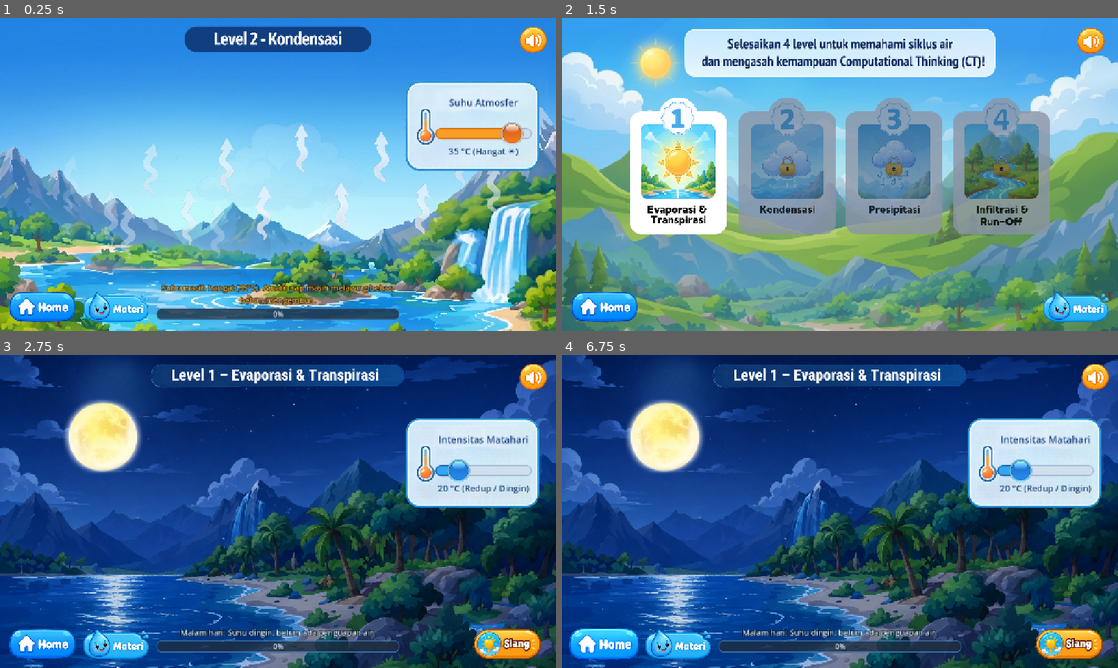
Above: before the commit, frames 1-4 (two rows, left to right).
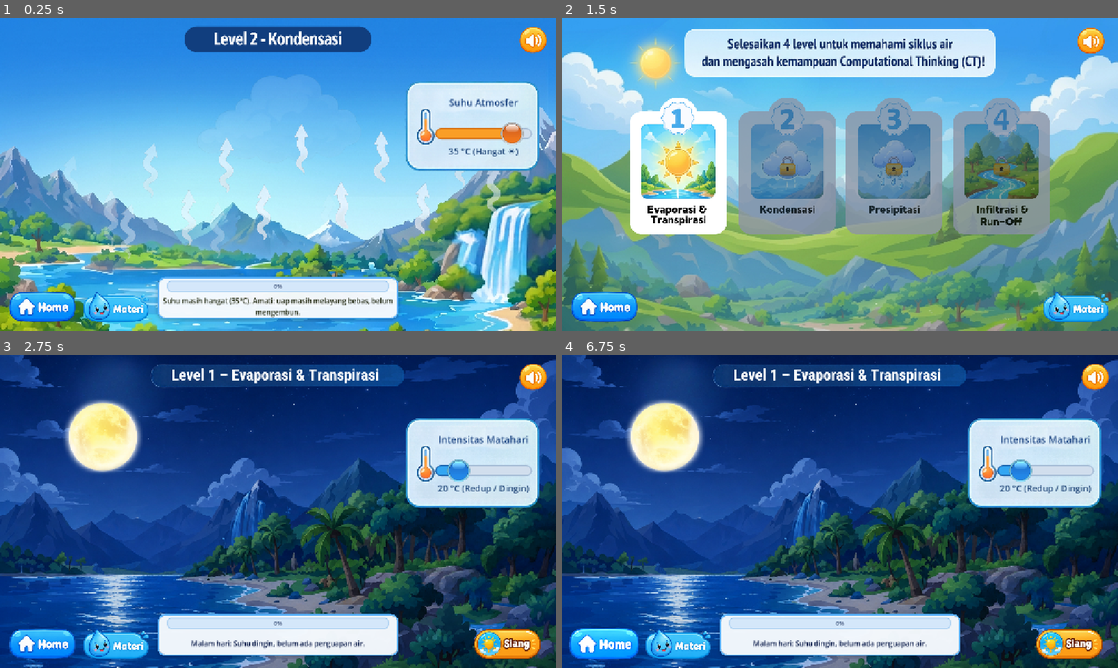
Above: after the commit, the same moments.

Repository: gigahidro/Game-Multimedia
Game: Godot game, scene res://scenes/levels/level_2_kondensasi.tscn
Two runs of this game, one before a commit and one after it. Both use one fixed random seed, a clock stepped at 60 frames per second and the inputs below. This scene is started directly instead of the project's main scene.
Inputs (mouse positions are in pixels of both pictures, inside the frame that each line leads up to):
- Up to frame 1 (0.25 s): no input
- Up to frame 2 (1.5 s): click (606, 305) at 0.5 s; click (784, 165) at 1.25 s
- Up to frame 3 (2.75 s): click (116, 502) at 2 s
- Up to frame 4 (6.75 s): click (606, 642) at 2.75 s; click (678, 502) at 3.5 s; click (678, 642) at 4.25 s; click (1079, 642) at 5 s; click (1079, 642) at 5.75 s; click (606, 642) at 6.5 s

The runs differ from the first frame. In frame 1, 7.0% of the frame differs, in the area x 28-72%, y 18-97%; in frame 2, nothing differs; in frame 3, 5.7%; in frame 4, 5.7%.

Commit message:
feat(ui): add white card guide box to Level 1 and 2 and elevate cloud in Level 2

Diff:
--- a/program/scenes/levels/level_1_evaporasi.tscn
+++ b/program/scenes/levels/level_1_evaporasi.tscn
@@ -15,6 +15,7 @@
 [ext_resource type="Texture2D" path="res://assets/sprites/element/label_level1.png" id="13_lbl_lvl1"]
 [ext_resource type="Texture2D" path="res://assets/sprites/button/button_next.png" id="14_btn_next"]
 [ext_resource type="Texture2D" path="res://assets/sprites/element/panah_uap.png" id="15_panah_sheet"]
+[ext_resource type="Texture2D" path="res://assets/sprites/element/kartu_indikator_air.png" id="16_panel"]
 
 [sub_resource type="CanvasItemMaterial" id="CanvasItemMaterial_anim"]
 particles_animation = true
@@ -55,28 +56,28 @@
 corner_radius_bottom_left = 13
 
 [sub_resource type="StyleBoxFlat" id="StyleBoxFlat_progress_bg"]
-bg_color = Color(0.12, 0.18, 0.25, 0.8)
+bg_color = Color(0.82, 0.9, 0.98, 0.92)
 border_width_left = 2
 border_width_top = 2
 border_width_right = 2
 border_width_bottom = 2
-border_color = Color(0.25, 0.45, 0.65, 0.9)
-corner_radius_top_left = 10
-corner_radius_top_right = 10
-corner_radius_bottom_right = 10
-corner_radius_bottom_left = 10
+border_color = Color(0.6, 0.78, 0.94, 1)
+corner_radius_top_left = 8
+corner_radius_top_right = 8
+corner_radius_bottom_right = 8
+corner_radius_bottom_left = 8
 
 [sub_resource type="StyleBoxFlat" id="StyleBoxFlat_progress_fill"]
-bg_color = Color(0.2, 0.85, 0.5, 1)
+bg_color = Color(0.18, 0.76, 0.45, 1)
 border_width_left = 2
 border_width_top = 2
 border_width_right = 2
 border_width_bottom = 2
-border_color = Color(0.4, 1.0, 0.7, 1)
-corner_radius_top_left = 10
-corner_radius_top_right = 10
-corner_radius_bottom_right = 10
-corner_radius_bottom_left = 10
+border_color = Color(0.4, 0.9, 0.6, 1)
+corner_radius_top_left = 8
+corner_radius_top_right = 8
+corner_radius_bottom_right = 8
+corner_radius_bottom_left = 8
 
 [node name="Level1Evaporasi" type="Node2D"]
 script = ExtResource("1_lvl1")
@@ -256,39 +257,43 @@
 text = "20 °C (Dingin)"
 horizontal_alignment = 1
 
-[node name="ProgressContainer" type="VBoxContainer" parent="UI"]
-layout_mode = 1
-anchors_preset = 7
-anchor_left = 0.5
-anchor_top = 1.0
-anchor_right = 0.5
-anchor_bottom = 1.0
-offset_left = -280.0
-offset_top = -105.0
-offset_right = 280.0
-offset_bottom = -25.0
-grow_horizontal = 2
-grow_vertical = 0
-theme_override_constants/separation = 6
-alignment = 1
-
-[node name="LblStatus" type="Label" parent="UI/ProgressContainer"]
-custom_minimum_size = Vector2(560, 0)
-layout_mode = 2
-theme_override_colors/font_color = Color(1, 1, 1, 1)
-theme_override_colors/font_outline_color = Color(0, 0, 0, 0.85)
-theme_override_constants/outline_size = 5
-theme_override_font_sizes/font_size = 18
-text = "Malam hari: Belum ada penguapan air."
-horizontal_alignment = 1
-autowrap_mode = 2
-
-[node name="ProgressBar" type="ProgressBar" parent="UI/ProgressContainer"]
-custom_minimum_size = Vector2(520, 26)
-layout_mode = 2
+[node name="PanelInfo" type="TextureRect" parent="UI"]
+layout_mode = 0
+offset_left = 355.0
+offset_top = 588.0
+offset_right = 925.0
+offset_bottom = 700.0
+pivot_offset = Vector2(285, 56)
+texture = ExtResource("16_panel")
+expand_mode = 1
+stretch_mode = 5
+
+[node name="ProgressBar" type="ProgressBar" parent="UI/PanelInfo"]
+layout_mode = 0
+offset_left = 30.0
+offset_top = 16.0
+offset_right = 540.0
+offset_bottom = 42.0
+theme_override_colors/font_color = Color(0.1, 0.22, 0.42, 1)
+theme_override_colors/font_outline_color = Color(1, 1, 1, 0.9)
+theme_override_constants/outline_size = 3
+theme_override_font_sizes/font_size = 14
 theme_override_styles/background = SubResource("StyleBoxFlat_progress_bg")
 theme_override_styles/fill = SubResource("StyleBoxFlat_progress_fill")
 show_percentage = true
+
+[node name="LblStatus" type="Label" parent="UI/PanelInfo"]
+layout_mode = 0
+offset_left = 18.0
+offset_top = 48.0
+offset_right = 552.0
+offset_bottom = 104.0
+theme_override_colors/font_color = Color(0.12, 0.28, 0.52, 1)
+theme_override_font_sizes/font_size = 16
+text = "Malam hari: Suhu dingin, belum ada penguapan air."
+horizontal_alignment = 1
+vertical_alignment = 1
+autowrap_mode = 2
 
 [node name="BtnTransisiSiang" type="TextureButton" parent="UI"]
 layout_mode = 0
--- a/program/scenes/levels/level_2_kondensasi.tscn
+++ b/program/scenes/levels/level_2_kondensasi.tscn
@@ -10,6 +10,7 @@
 [ext_resource type="Texture2D" path="res://assets/sprites/element/knop_kuning_pengatur_suhu.png" id="10_knob_kuning"]
 [ext_resource type="Texture2D" path="res://assets/sprites/element/knop_biru_pengatur_suhu.png" id="11_knob_biru"]
 [ext_resource type="Texture2D" path="res://assets/sprites/button/button_next.png" id="12_btn_next"]
+[ext_resource type="Texture2D" path="res://assets/sprites/element/kartu_indikator_air.png" id="13_panel"]
 
 [sub_resource type="StyleBoxFlat" id="StyleBoxFlat_slider_bg"]
 content_margin_top = 13.0
@@ -40,28 +41,28 @@
 corner_radius_bottom_left = 13
 
 [sub_resource type="StyleBoxFlat" id="StyleBoxFlat_progress_bg"]
-bg_color = Color(0.12, 0.18, 0.25, 0.8)
+bg_color = Color(0.82, 0.9, 0.98, 0.92)
 border_width_left = 2
 border_width_top = 2
 border_width_right = 2
 border_width_bottom = 2
-border_color = Color(0.25, 0.45, 0.65, 0.9)
-corner_radius_top_left = 10
-corner_radius_top_right = 10
-corner_radius_bottom_right = 10
-corner_radius_bottom_left = 10
+border_color = Color(0.6, 0.78, 0.94, 1)
+corner_radius_top_left = 8
+corner_radius_top_right = 8
+corner_radius_bottom_right = 8
+corner_radius_bottom_left = 8
 
 [sub_resource type="StyleBoxFlat" id="StyleBoxFlat_progress_fill"]
-bg_color = Color(0.2, 0.85, 0.5, 1)
+bg_color = Color(0.18, 0.72, 0.96, 1)
 border_width_left = 2
 border_width_top = 2
 border_width_right = 2
 border_width_bottom = 2
-border_color = Color(0.4, 1.0, 0.7, 1)
-corner_radius_top_left = 10
-corner_radius_top_right = 10
-corner_radius_bottom_right = 10
-corner_radius_bottom_left = 10
+border_color = Color(0.45, 0.88, 1, 1)
+corner_radius_top_left = 8
+corner_radius_top_right = 8
+corner_radius_bottom_right = 8
+corner_radius_bottom_left = 8
 
 [node name="Level2Kondensasi" type="Node2D"]
 script = ExtResource("1_lvl2")
@@ -80,9 +81,9 @@
 [node name="Awan1" type="TextureRect" parent="Clouds"]
 modulate = Color(1, 1, 1, 0.15)
 offset_left = 405.0
-offset_top = 220.0
+offset_top = 110.0
 offset_right = 875.0
-offset_bottom = 460.0
+offset_bottom = 350.0
 pivot_offset = Vector2(235, 120)
 texture = ExtResource("4_awan1")
 expand_mode = 1
@@ -166,39 +167,43 @@
 text = "35 °C (Hangat)"
 horizontal_alignment = 1
 
-[node name="ProgressContainer" type="VBoxContainer" parent="UI"]
-layout_mode = 1
-anchors_preset = 7
-anchor_left = 0.5
-anchor_top = 1.0
-anchor_right = 0.5
-anchor_bottom = 1.0
-offset_left = -280.0
-offset_top = -105.0
-offset_right = 280.0
-offset_bottom = -25.0
-grow_horizontal = 2
-grow_vertical = 0
-theme_override_constants/separation = 6
-alignment = 1
-
-[node name="LblStatus" type="Label" parent="UI/ProgressContainer"]
-custom_minimum_size = Vector2(560, 0)
-layout_mode = 2
-theme_override_colors/font_color = Color(1, 1, 1, 1)
-theme_override_colors/font_outline_color = Color(0, 0, 0, 0.85)
-theme_override_constants/outline_size = 5
-theme_override_font_sizes/font_size = 18
-text = "Suhu masih hangat (35°C). Kenali polanya: turunkan suhu!"
-horizontal_alignment = 1
-autowrap_mode = 2
-
-[node name="ProgressBar" type="ProgressBar" parent="UI/ProgressContainer"]
-custom_minimum_size = Vector2(520, 26)
-layout_mode = 2
+[node name="PanelInfo" type="TextureRect" parent="UI"]
+layout_mode = 0
+offset_left = 355.0
+offset_top = 588.0
+offset_right = 925.0
+offset_bottom = 700.0
+pivot_offset = Vector2(285, 56)
+texture = ExtResource("13_panel")
+expand_mode = 1
+stretch_mode = 5
+
+[node name="ProgressBar" type="ProgressBar" parent="UI/PanelInfo"]
+layout_mode = 0
+offset_left = 30.0
+offset_top = 16.0
+offset_right = 540.0
+offset_bottom = 42.0
+theme_override_colors/font_color = Color(0.1, 0.22, 0.42, 1)
+theme_override_colors/font_outline_color = Color(1, 1, 1, 0.9)
+theme_override_constants/outline_size = 3
+theme_override_font_sizes/font_size = 14
 theme_override_styles/background = SubResource("StyleBoxFlat_progress_bg")
 theme_override_styles/fill = SubResource("StyleBoxFlat_progress_fill")
 show_percentage = true
+
+[node name="LblStatus" type="Label" parent="UI/PanelInfo"]
+layout_mode = 0
+offset_left = 18.0
+offset_top = 48.0
+offset_right = 552.0
+offset_bottom = 104.0
+theme_override_colors/font_color = Color(0.12, 0.28, 0.52, 1)
+theme_override_font_sizes/font_size = 16
+text = "Suhu masih hangat (35°C). Kenali polanya: turunkan suhu!"
+horizontal_alignment = 1
+vertical_alignment = 1
+autowrap_mode = 2
 
 [node name="BtnNext" type="TextureButton" parent="UI"]
 visible = false
--- a/program/scripts/level_1.gd
+++ b/program/scripts/level_1.gd
@@ -17,8 +17,9 @@
 @onready var slider_suhu: HSlider = $UI/PanelSuhuCard/SliderSuhu
 @onready var lbl_suhu_val: Label = $UI/PanelSuhuCard/LblSuhuVal
 
-@onready var progress_bar: ProgressBar = $UI/ProgressContainer/ProgressBar
-@onready var lbl_status: Label = $UI/ProgressContainer/LblStatus
+@onready var panel_info: TextureRect = get_node_or_null("UI/PanelInfo")
+@onready var progress_bar: ProgressBar = get_node_or_null("UI/PanelInfo/ProgressBar") if has_node("UI/PanelInfo/ProgressBar") else get_node_or_null("UI/ProgressContainer/ProgressBar")
+@onready var lbl_status: Label = get_node_or_null("UI/PanelInfo/LblStatus") if has_node("UI/PanelInfo/LblStatus") else get_node_or_null("UI/ProgressContainer/LblStatus")
 @onready var btn_next: TextureButton = $UI/BtnNext
 
 const TEX_KNOB_KUNING = preload("res://assets/sprites/element/knop_kuning_pengatur_suhu.png")
@@ -43,6 +44,8 @@
 	hud.set_help_instruction("Misi Dekomposisi: Temukan kombinasi kondisi alam yang tepat agar air laut & pohon bisa menguap!")
 
 	progress_bar.value = 0.0
+	lbl_status.modulate = Color(0.15, 0.3, 0.52, 1.0)
+	lbl_status.text = "Malam hari: Suhu dingin, belum ada penguapan air."
 	panduan_malam.visible = false
 	panduan_siang.visible = false
 	panel_suhu_card.visible = true
@@ -98,7 +101,7 @@
 		progress_bar.value = evaporation_progress
 
 		lbl_status.text = "Suhu panas! Air laut menguap (Evaporasi) & pohon berkeringat (Transpirasi)!"
-		lbl_status.modulate = Color(0.3, 1.0, 0.4)
+		lbl_status.modulate = Color(0.08, 0.55, 0.22, 1.0)
 
 		if evaporation_progress >= 100.0:
 			_on_evaporation_completed()
@@ -109,13 +112,13 @@
 		if not is_daytime:
 			if suhu >= 45.0:
 				lbl_status.text = "Suhu dinaikkan, tapi matahari malam belum bersinar. Dekomposisi belum lengkap: butuh waktu siang!"
-				lbl_status.modulate = Color(1.0, 0.4, 0.4)
+				lbl_status.modulate = Color(0.85, 0.2, 0.2, 1.0)
 			else:
 				lbl_status.text = "Malam hari: Suhu dingin, belum ada penguapan air."
-				lbl_status.modulate = Color(0.8, 0.9, 1.0)
+				lbl_status.modulate = Color(0.15, 0.3, 0.52, 1.0)
 		elif suhu < 45.0:
 			lbl_status.text = "Hari sudah siang, tapi suhu belum cukup panas (geser slider ke >= 45°C)!"
-			lbl_status.modulate = Color(1.0, 0.8, 0.2)
+			lbl_status.modulate = Color(0.85, 0.45, 0.05, 1.0)
 
 func _setup_button_animations(btn: TextureButton) -> void:
 	btn.pivot_offset = btn.size / 2
@@ -227,7 +230,13 @@
 	level_completed = true
 	Global.play_sfx("berhasil")
 	lbl_status.text = "Luar Biasa! Air laut menguap (Evaporasi) & pohon berkeringat (Transpirasi)!"
-	lbl_status.modulate = Color(0.2, 1.0, 0.5)
+	lbl_status.modulate = Color(0.08, 0.48, 0.85, 1.0)
+
+	if panel_info:
+		panel_info.pivot_offset = panel_info.size / 2
+		var pt = create_tween()
+		pt.tween_property(panel_info, "scale", Vector2(1.05, 1.05), 0.08).set_trans(Tween.TRANS_SINE)
+		pt.tween_property(panel_info, "scale", Vector2.ONE, 0.12).set_trans(Tween.TRANS_SINE)
 
 	# Kalkulasi skor CT Dekomposisi
 	var ct_points = 100
--- a/program/scripts/level_2.gd
+++ b/program/scripts/level_2.gd
@@ -7,8 +7,9 @@
 @onready var slider_suhu: HSlider = $UI/PanelSuhuCard/SliderSuhu
 @onready var lbl_suhu_val: Label = $UI/PanelSuhuCard/LblSuhuVal
 
-@onready var progress_bar: ProgressBar = $UI/ProgressContainer/ProgressBar
-@onready var lbl_status: Label = $UI/ProgressContainer/LblStatus
+@onready var panel_info: TextureRect = get_node_or_null("UI/PanelInfo")
+@onready var progress_bar: ProgressBar = get_node_or_null("UI/PanelInfo/ProgressBar") if has_node("UI/PanelInfo/ProgressBar") else get_node_or_null("UI/ProgressContainer/ProgressBar")
+@onready var lbl_status: Label = get_node_or_null("UI/PanelInfo/LblStatus") if has_node("UI/PanelInfo/LblStatus") else get_node_or_null("UI/ProgressContainer/LblStatus")
 @onready var btn_next: TextureButton = $UI/BtnNext
 
 const TEX_KNOB_KUNING = preload("res://assets/sprites/element/knop_kuning_pengatur_suhu.png")
@@ -39,6 +40,8 @@
 
 	btn_next.visible = false
 	progress_bar.value = 0.0
+	lbl_status.modulate = Color(0.15, 0.3, 0.52, 1.0)
+	lbl_status.text = "Suhu masih hangat (35°C). Kenali polanya: turunkan suhu!"
 
 	awan1.modulate.a = 0.15
 
@@ -112,7 +115,7 @@
 		progress_bar.value = condensation_progress
 
 		lbl_status.text = "Pola Dingin Ditemukan! Pada suhu dingin (" + str(int(suhu)) + "°C), uap air mengembun menjadi awan!"
-		lbl_status.modulate = Color(0.3, 0.9, 1.0)
+		lbl_status.modulate = Color(0.08, 0.48, 0.85, 1.0)
 
 		# Awan menebal & membesar perlahan
 		var cloud_alpha = lerp(0.15, 1.0, condensation_progress / 100.0)
@@ -150,13 +153,13 @@
 
 		if suhu > 35.0 and not level_completed:
 			lbl_status.text = "Polanya berlawanan: Suhu panas menguapkan air, bukan mengembunkannya!"
-			lbl_status.modulate = Color(1.0, 0.4, 0.4)
+			lbl_status.modulate = Color(0.85, 0.2, 0.2, 1.0)
 		elif suhu > 25.0:
 			lbl_status.text = "Suhu masih hangat (" + str(int(suhu)) + "°C). Amati: uap masih melayang bebas, belum mengembun."
-			lbl_status.modulate = Color(1.0, 0.7, 0.2)
+			lbl_status.modulate = Color(0.82, 0.45, 0.05, 1.0)
 		else:
 			lbl_status.text = "Mulai sejuk (" + str(int(suhu)) + "°C). Uap air mulai bergerak saling mendekat..."
-			lbl_status.modulate = Color(0.7, 0.9, 1.0)
+			lbl_status.modulate = Color(0.15, 0.35, 0.6, 1.0)
 
 func _update_knob_and_label(val: float) -> void:
 	# Ganti knop dan warna bar slider (biru saat dingin, kuning/oranye saat hangat)
@@ -227,7 +230,13 @@
 	level_completed = true
 	Global.play_sfx("berhasil")
 	lbl_status.text = "Pola Ditemukan! Suhu dingin mengembunkan uap air menjadi awan sempurna!"
-	lbl_status.modulate = Color(0.2, 1.0, 0.5)
+	lbl_status.modulate = Color(0.08, 0.55, 0.22, 1.0)
+
+	if panel_info:
+		panel_info.pivot_offset = panel_info.size / 2
+		var pt = create_tween()
+		pt.tween_property(panel_info, "scale", Vector2(1.05, 1.05), 0.08).set_trans(Tween.TRANS_SINE)
+		pt.tween_property(panel_info, "scale", Vector2.ONE, 0.12).set_trans(Tween.TRANS_SINE)
 
 	# Sisa uap disembunyikan supaya tidak menggantung di awan
 	for v in vapor_nodes:
Not shown: 1 places in program/scenes/levels/level_1_evaporasi.tscn that only renumber resources
Not shown: 1 places in program/scenes/levels/level_2_kondensasi.tscn that only renumber resources
